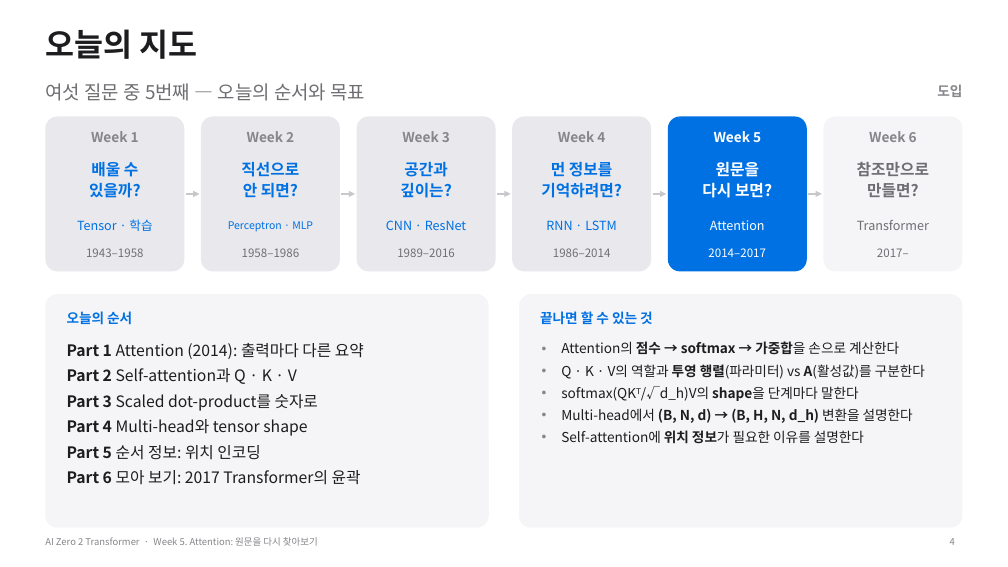
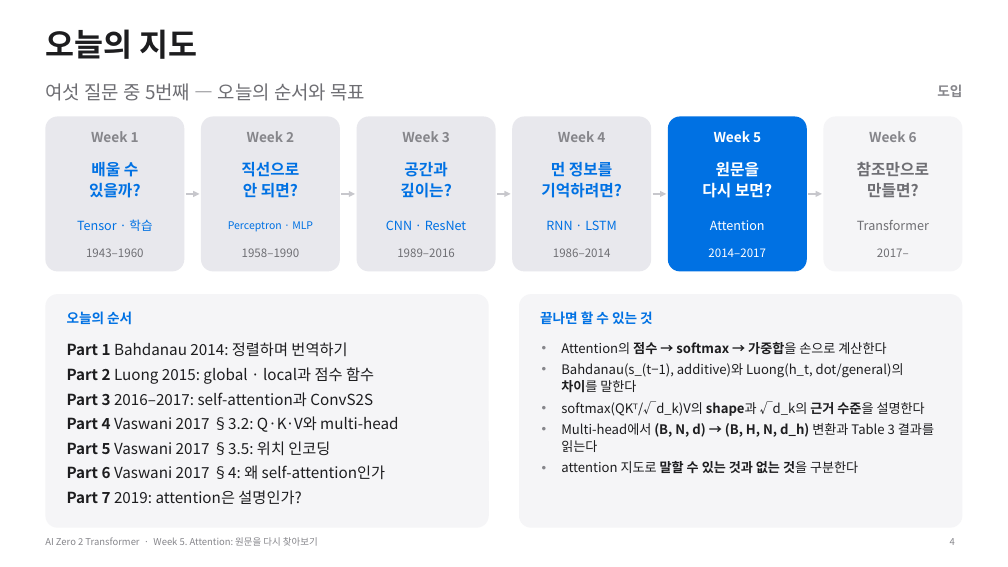
Before and after one commit to myunhh/AI-Zero-2-Transformers, a slide deck: slide 4 of lectures/week05_attention.pptx. Drawn at 1008x567 pixels with LibreOffice and Linux fonts; fonts in the diff are those of the drawing. Boxes give left, top, right and bottom in pixels: in the first picture for what was removed or moved away, otherwise in the second. Text is boxed around its words. In the diff, an @@ line names an element or a change of style, - is before the commit and + after.

```diff
--- a/lectures/week05_attention.pptx
+++ b/lectures/week05_attention.pptx
@@ text at (86,248,144,257): text changed @@
-1943–1958
+1943–1960
@@ text at (242,248,300,257): text changed @@
-1958–1986
+1958–1990
@@ text at (67,342,398,504): text changed; size 15 to 14.5 pt @@
-Part 1 Attention (2014): 출력마다 다른 요약
-Part 2 Self-attention과 Q · K · V
-Part 3 Scaled dot-product를 숫자로
-Part 4 Multi-head와 tensor shape
-Part 5 순서 정보: 위치 인코딩
-Part 6 모아 보기: 2017 Transformer의 윤곽
+Part 1 Bahdanau 2014: 정렬하며 번역하기
+Part 2 Luong 2015: global · local과 점수 함수
+Part 3 2016–2017: self-attention과 ConvS2S
+Part 4 Vaswani 2017 §3.2: Q·K·V와 multi-head
+Part 5 Vaswani 2017 §3.5: 위치 인코딩
+Part 6 Vaswani 2017 §4: 왜 self-attention인가
+Part 7 2019: attention은 설명인가?
@@ text at (561,342,886,354): size 13 to 12.5 pt in "Attention의 점수 → softmax → 가중합을 손으로 ..." @@
@@ text at (561,363,934,473): text changed; size 13 to 12.5 pt @@
-• Q · K · V의 역할과 투영 행렬(파라미터) vs A(활성값)를 구분한다
-• softmax(QKᵀ/√d_h)V의 shape을 단계마다 말한다
-• Multi-head에서 (B, N, d) → (B, H, N, d_h) 변환을 설명한다
-• Self-attention에 위치 정보가 필요한 이유를 설명한다
+• Bahdanau(s_(t−1), additive)와 Luong(h_t, dot/general)의 차이를 말한다
+• softmax(QKᵀ/√d_k)V의 shape과 √d_k의 근거 수준을 설명한다
+• Multi-head에서 (B, N, d) → (B, H, N, d_h) 변환과 Table 3 결과를 읽는다
+• attention 지도로 말할 수 있는 것과 없는 것을 구분한다
```
Also in this commit, not shown: 31 other slides changed, 26 slides added, 8 slides removed, 1 other file.
